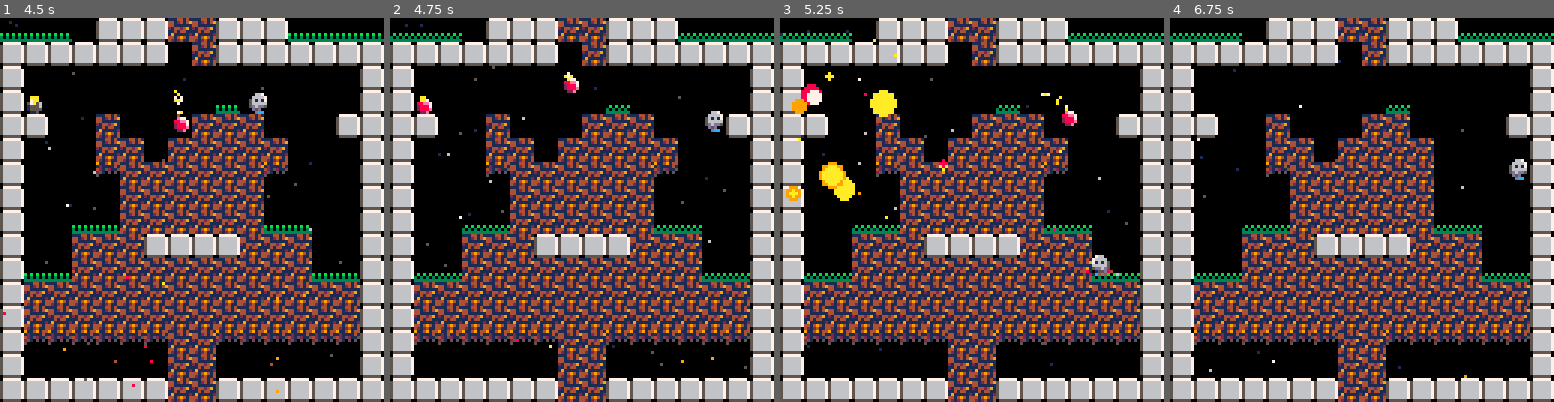
Above: before the commit, frames 1-4 (left to right).
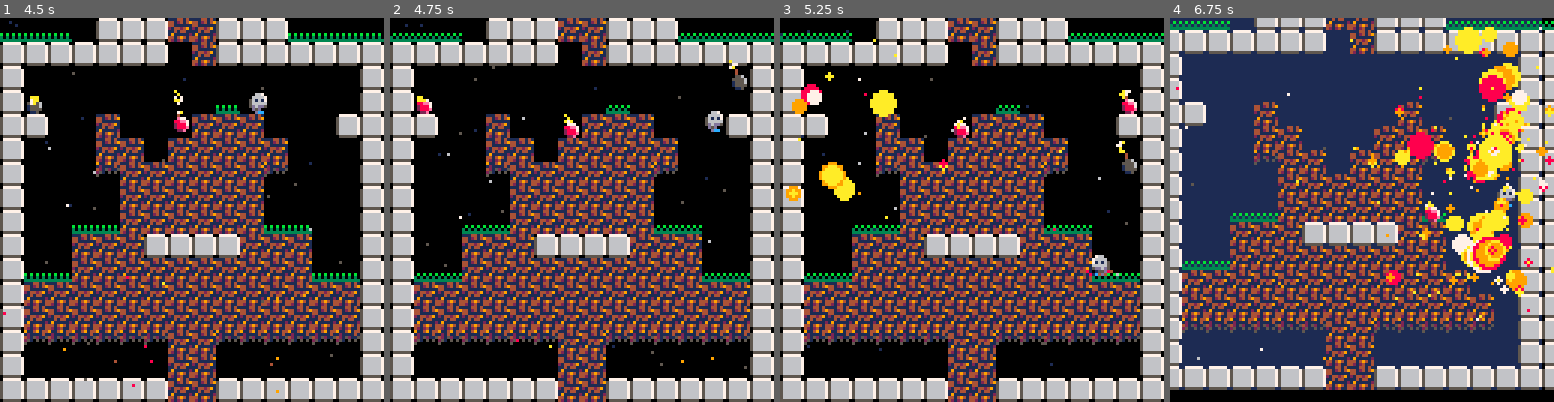
Above: after the commit, the same moments.

Repository: lkingsford/pico8-projects
Game: PICO-8 cartridge plat1.p8
Same seed, same stepped clock (60 frames per second), same inputs: the game is played once before the commit and once after it.
Inputs:
- Up to frame 1 (4.5 s): tap X (X key) at 0.33, 1.07, 1.85, 2.97, 4.08 s; tap O (Z key) at 0.7, 1.7, 2.1, 2.5, 2.9, 3.3, 3.7, 4.1 s; hold Right 1.6-2.1 s; hold Up 2.15-2.42 s; hold Right 2.47-3.03 s; hold Left 3.08-3.58 s; hold Down 3.63-3.97 s; hold Right from 4.02 s (still down)
- Up to frame 2 (4.75 s): tap O (Z key) at 4.5 s; release Right at 4.68 s; hold Up from 4.73 s (still down)
- Up to frame 3 (5.25 s): tap O (Z key) at 4.9 s; release Up at 5.03 s; hold Left from 5.08 s (still down); tap X (X key) at 5.2 s
- Up to frame 4 (6.75 s): tap O (Z key) every 0.4 s from 5.3 to 6.5 s; release Left at 5.68 s; hold Down 5.73-6.03 s; hold Right 6.08-6.58 s; tap X (X key) at 6.32 s; hold Right from 6.63 s (still down)

Frame 1 is identical in both runs. In frame 2, 0.5% of the frame differs, in the area x 7-93%, y 10-32%; in frame 3, 0.7%; in frame 4, 84%, in the area x 0-100%, y 0-100%.

Commit message:
Fix jumping item bug

Diff:
--- a/plat1.p8
+++ b/plat1.p8
@@ -271,6 +271,7 @@
 function throw_item(a, b, up)
 	b = b or a.holding
 	b.held_by = nil
+	a.holding = nil
 	b.dx = a.dx + sgn(a.dx) * 3
 	b.dy = a.dy - 3
 	if up then
